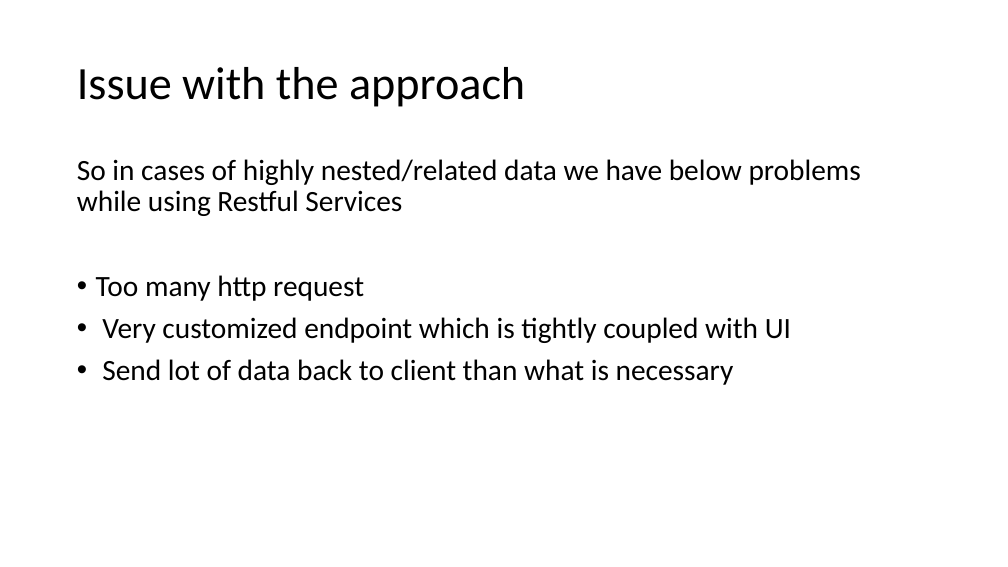
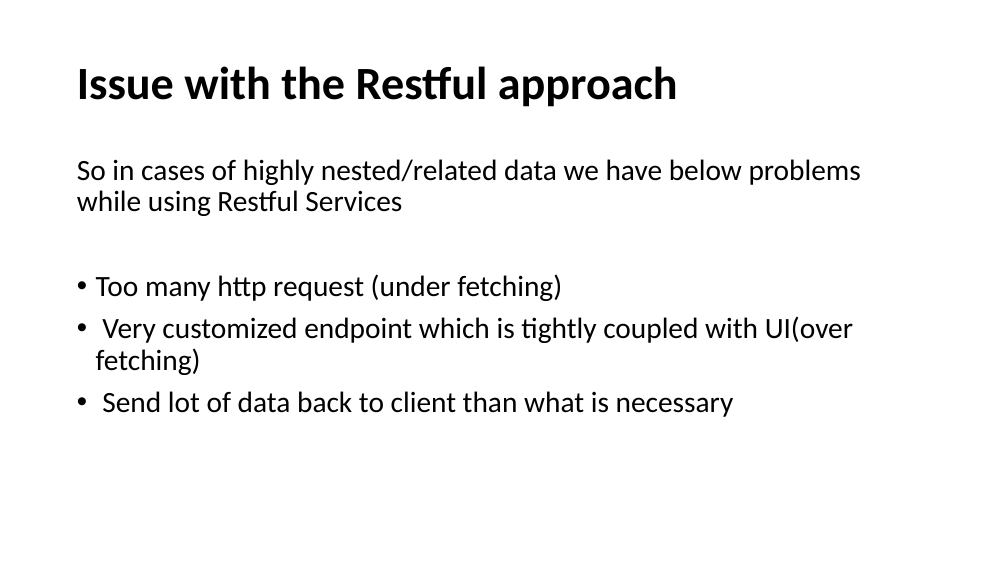
Before and after one commit to arunprabug/graphql-demo, a slide deck: slide 11 of GraphQL-Introduction.pptx. Drawn at 1008x567 pixels with LibreOffice and Linux fonts; fonts in the diff are those of the drawing. Boxes give left, top, right and bottom in pixels: in the first picture for what was removed or moved away, otherwise in the second. Text is boxed around its words. In the diff, an @@ line names an element or a change of style, - is before the commit and + after.

```diff
--- a/GraphQL-Introduction.pptx
+++ b/GraphQL-Introduction.pptx
@@ title at [77,66,678,107]: text changed; bold on @@
-Issue with the approach
+Issue with the Restful approach
@@ text at [96,274,853,375]: text changed @@
-• Too many http request
-• Very customized endpoint which is tightly coupled with UI
+• Too many http request (under fetching)
+• Very customized endpoint which is tightly coupled with UI(over fetching)
```
Also in this commit, not shown: 20 other slides changed, 23 slides added, 1 slide removed.
